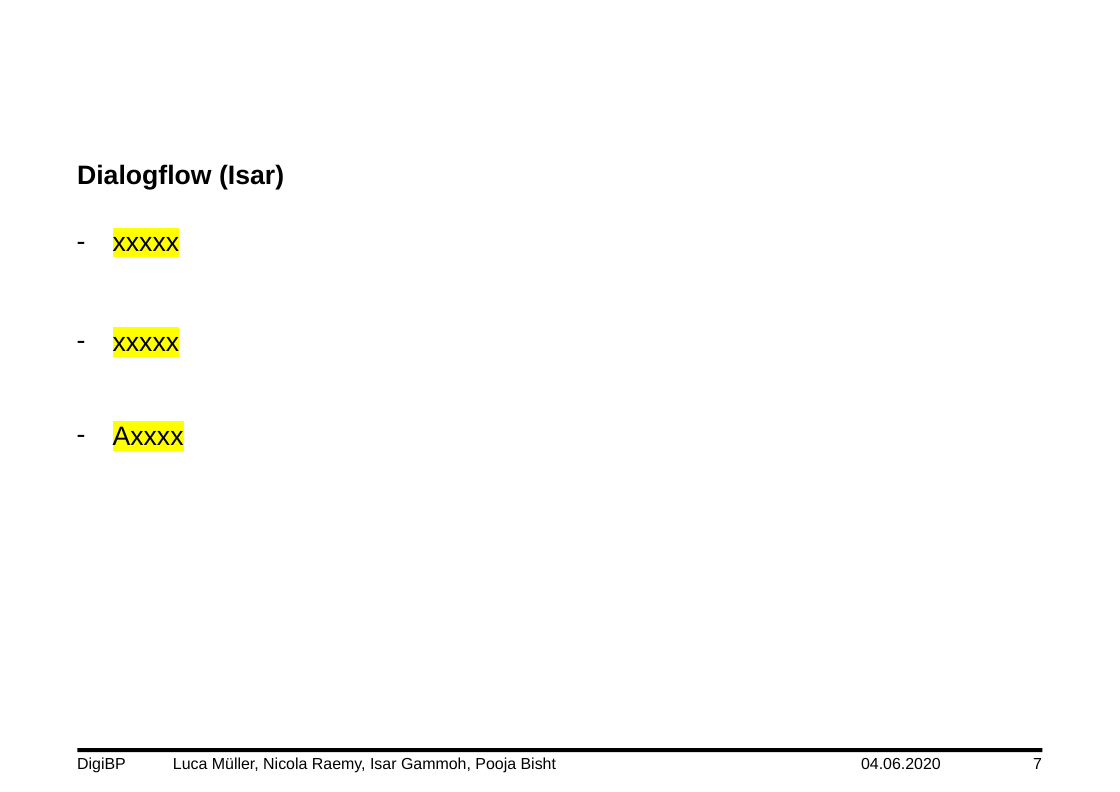
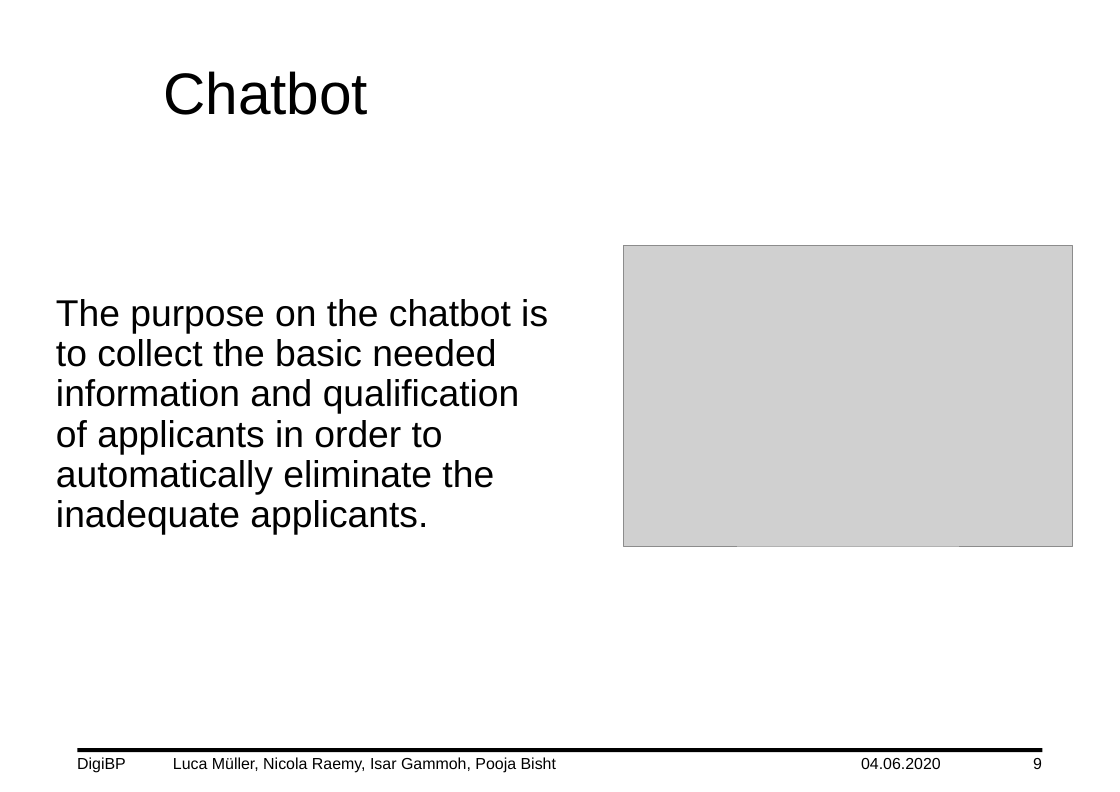
Before and after one commit to DigiBP/DigiBP_DanishBlue, a slide deck: slide 9 of Presentation/DigiBP_DanishBlue_Presentation_V0.3.pptx (slide 7 before the commit). Drawn at 1120x792 pixels with LibreOffice and Linux fonts; fonts in the diff are those of the drawing; grey boxes stand for pictures; background and template pictures are left out. Boxes give left, top, right and bottom in pixels: in the first picture for what was removed or moved away, otherwise in the second. Text is boxed around its words. In the diff, an @@ line names an element or a change of style, - is before the commit and + after.

Commit message:
ws

```diff
--- a/Presentation/DigiBP_DanishBlue_Presentation_V0.3.pptx
+++ b/Presentation/DigiBP_DanishBlue_Presentation_V0.3.pptx
@@ title added at box(163, 71, 368, 115), 44 pt, text #000000 @@
+Chatbot
@@ text removed at box(77, 164, 284, 190) @@
-Dialogflow (Isar)
@@ text removed at box(113, 231, 184, 445) @@
-– xxxxx
-– xxxxx
-– Axxxx
@@ picture added at box(624, 246, 1073, 546) @@
@@ subtitle added at box(56, 299, 548, 535), 28 pt, text #000000 @@
+The purpose on the chatbot is to collect the basic needed information and qualification of applicants in order to automatically eliminate the inadequate applicants.
@@ page number at box(1033, 758, 1042, 769): text changed @@
-7
+9
```
Also in this commit, not shown: 4 other slides changed, 3 slides added.
